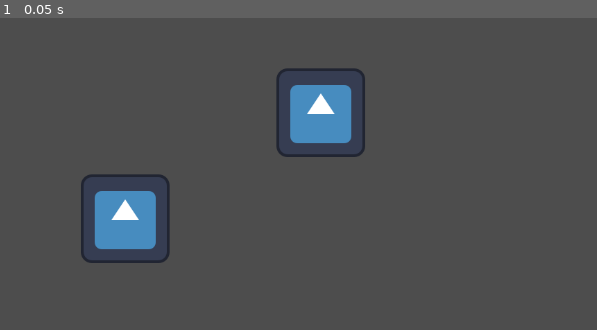
Above: before the commit, frame 1.
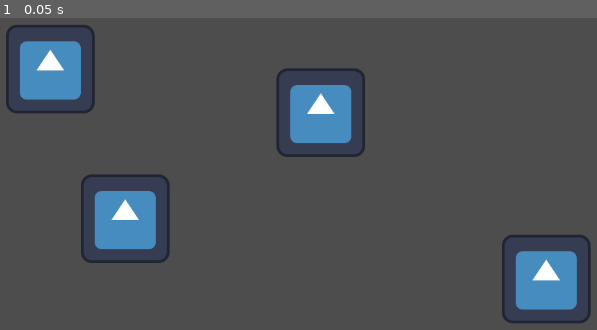
Above: after the commit, the same moment.

Repository: Alafandri/StardanceProject
Game: Godot game, scene res://main.tscn
Two runs of this game, one before a commit and one after it. Both use one fixed random seed, a clock stepped at 60 frames per second and the inputs below. The project has no main scene, so this scene is started directly. The engine's default icon, where the game draws it, is replaced by a stand-in: a white triangle on a blue panel in a dark square.
Inputs:
- Up to frame 1 (0.05 s): no input

The runs differ from the first frame. In frame 1, 4.9% of the frame differs, in the area x 1-99%, y 2-98%.

Commit message:
update1.1.1

Diff:
--- a/main.tscn
+++ b/main.tscn
@@ -11,3 +11,11 @@
 [node name="Icon2" type="Sprite2D" parent="." unique_id=1232669257]
 position = Vector2(575, 333)
 texture = ExtResource("1_ig7tw")
+
+[node name="Icon3" type="Sprite2D" parent="." unique_id=862471848]
+position = Vector2(185, 270)
+texture = ExtResource("1_ig7tw")
+
+[node name="Icon4" type="Sprite2D" parent="." unique_id=434218161]
+position = Vector2(900, 573)
+texture = ExtResource("1_ig7tw")
